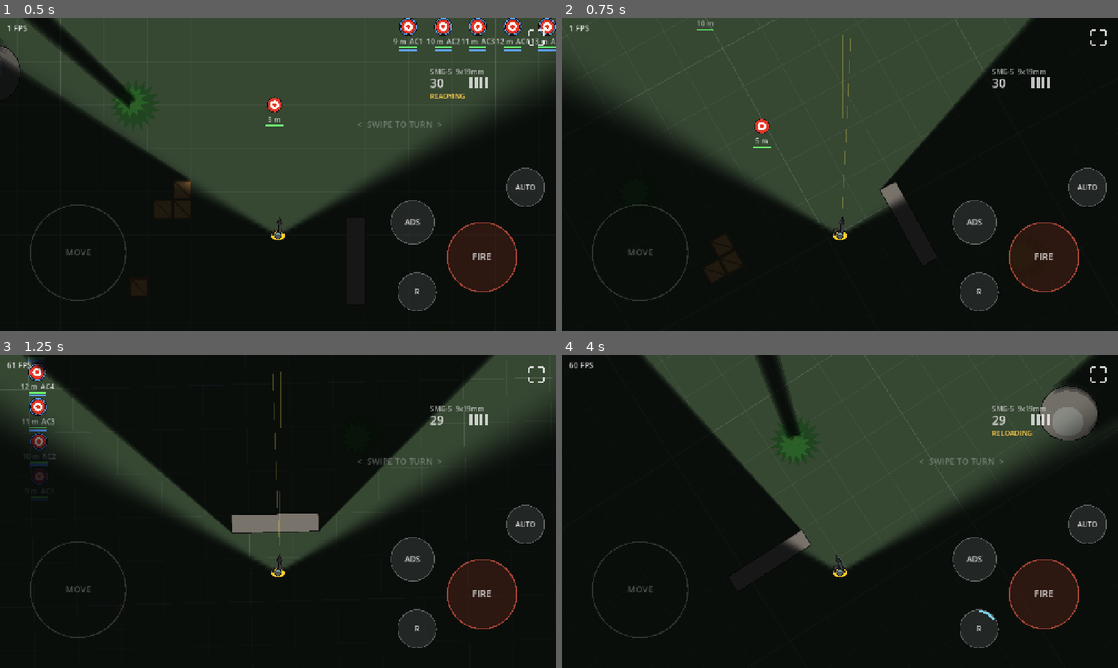
Above: before the commit, frames 1-4 (two rows, left to right).
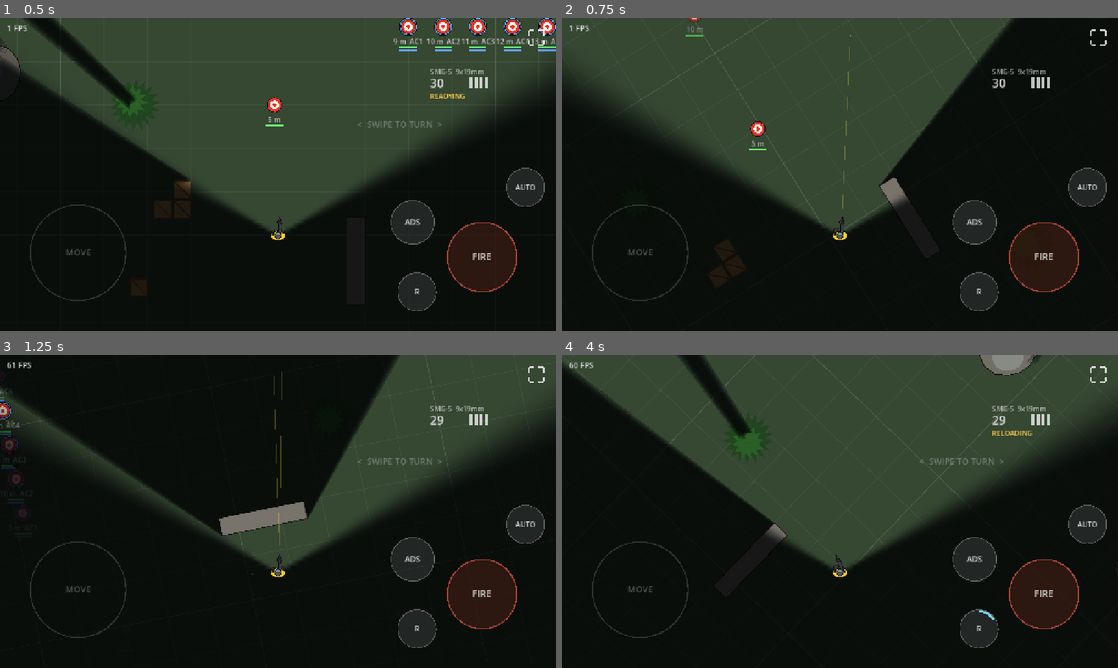
Above: after the commit, the same moments.

Repository: jklrjklr/zhukov
Game: Godot game, scene res://scenes/main.tscn
The game is run twice, just before and just after one commit, with the same random seed, the same clock (stepped at 60 frames per second) and the same inputs.
Inputs (mouse positions are in pixels of both pictures, inside the frame that each line leads up to):
- Up to frame 1 (0.5 s): no input
- Up to frame 2 (0.75 s): tap Enter at 0.5 s; move the mouse to (962, 158) at 0.52 s; hold D from 0.53 s (still down); hold E from 0.53 s (still down); click (962, 158) at 0.67 s
- Up to frame 3 (1.25 s): keep holding D; keep holding E; tap Space at 0.77 s; tap Q at 0.8 s
- Up to frame 4 (4 s): release D at 1.25 s; release E at 1.25 s; drag from (728, 527) to (812, 574) at 1.27 s; move the mouse to (895, 442) at 2.02 s; hold D 2.03-2.75 s; hold E 2.03-2.75 s; tap Q at 2.3 s; drag from (812, 574) to (673, 464) at 2.77 s; move the mouse to (1006, 558) at 3.52 s; hold A from 3.53 s (still down); hold Q from 3.53 s (still down); tap R at 3.6 s; tap Space at 3.77 s

Frame 1 is identical in both runs. In frame 2, 2.1% of the frame differs, in the area x 12-85%, y 0-68%; in frame 3, 12%, in the area x 0-100%, y 0-71%; in frame 4, 11%.

Commit message:
Body turn lag, movement inertia, ADS muzzle rise
- Swipes turn the camera (look_angle); body, weapon and sight cone follow at a
  limited rate (300 deg/s x weapon turn multiplier, half while aiming).
  Camera rig counter-rotates so the view stays on look_angle
- Recoil bounce/roll back moves camera and body together
- Movement accelerates/decelerates (1600/2000 px/s^2); joystick is relative
  to the camera, speed penalties relative to body facing
- ADS vertical recoil pushes the aim circle (and landing points) farther and
  the camera forward by half that, like muzzle rise; hip still pushes back

Co-Authored-By: Claude Opus 5.5 <noreply@anthropic.com>
Claude-Session: https://claude.ai/code/session_01CuvFDQ8S82ziWJ7Azt1Yc4

Diff:
--- a/scenes/player.tscn
+++ b/scenes/player.tscn
@@ -25,6 +25,8 @@
 [node name="Vision" type="PointLight2D" parent="."]
 script = ExtResource("4_vision")
 
-[node name="Camera2D" type="Camera2D" parent="."]
+[node name="CameraRig" type="Node2D" parent="."]
+
+[node name="Camera2D" type="Camera2D" parent="CameraRig"]
 position = Vector2(0, -140)
 ignore_rotation = false
--- a/scripts/player.gd
+++ b/scripts/player.gd
@@ -1,10 +1,22 @@
 extends CharacterBody2D
-## Top-down player. The camera is a child that rotates with the player, so
-## "forward" (local -Y) is always screen-up, like an FPS seen from above.
+## Top-down player. Swipes turn the camera (look_angle); the body (and weapon,
+## sight cone) follows at a limited turn rate, so fast flicks lag behind like
+## swinging a real weapon. The camera rig counter-rotates so the view stays on
+## look_angle: screen-up is always where you are looking.
+## Movement has light inertia (accel/decel).
 ## Draw order: feet, torso, hands (this node) -> Firearm -> Head (children).
 
 @export var move_speed := 260.0
 @export var keyboard_turn_speed := 2.8 # rad/s, desktop testing only
+## Body turn rate (deg/s) at hip; scaled by weapon turn_multiplier and ADS.
+@export var body_turn_speed := 300.0
+@export_range(0.0, 1.0) var ads_body_turn := 0.5
+## px/s^2
+@export var acceleration := 1600.0
+@export var deceleration := 2000.0
+
+## Where the camera looks (radians). Body rotation chases it.
+var look_angle := 0.0
 
 ## Movement input in screen/local space, set by TouchControls.
 ## Length 0..1, (0, -1) = forward.
@@ -30,10 +42,12 @@
 
 @onready var weapon: Firearm = $Firearm
 @onready var _head: Node2D = $Head
+@onready var _rig: Node2D = $CameraRig
 
 
 func _ready() -> void:
 	_head.draw.connect(_draw_head)
+	look_angle = rotation
 
 
 func _physics_process(delta: float) -> void:
@@ -42,18 +56,38 @@
 	if kb != Vector2.ZERO:
 		input = kb
 	input = input.limit_length(1.0)
-	var ads_mult := lerpf(1.0, weapon.stats.ads_move_mult, weapon.ads_amount())
-	velocity = input.rotated(rotation) * move_speed * _direction_multiplier(input) * weapon.stats.move_multiplier() * ads_mult
+
+	var kb_turn := float(Input.is_physical_key_pressed(KEY_E)) - float(Input.is_physical_key_pressed(KEY_Q))
+	if kb_turn != 0.0:
+		turn_look(kb_turn * keyboard_turn_speed * delta)
+
+	# Body chases the camera at a limited rate.
+	var ads := weapon.ads_amount()
+	var max_step := deg_to_rad(body_turn_speed * weapon.stats.turn_multiplier() * lerpf(1.0, ads_body_turn, ads)) * delta
+	var diff := wrapf(look_angle - rotation, -PI, PI)
+	rotation = wrapf(rotation + clampf(diff, -max_step, max_step), -PI, PI)
+	_rig.rotation = wrapf(look_angle - rotation, -PI, PI)
+
+	# Joystick is screen-relative (camera); speed penalties are body-relative.
+	var dir_world := input.rotated(look_angle)
+	var ads_mult := lerpf(1.0, weapon.stats.ads_move_mult, ads)
+	var target := dir_world * move_speed * _direction_multiplier(dir_world.rotated(-rotation)) \
+		* weapon.stats.move_multiplier() * ads_mult
+	var rate := acceleration if target.length() > velocity.length() else deceleration
+	velocity = velocity.move_toward(target, rate * delta)
 	move_and_slide()
 	_animate(delta)
 
-	var kb_turn := float(Input.is_physical_key_pressed(KEY_E)) - float(Input.is_physical_key_pressed(KEY_Q))
-	if kb_turn != 0.0:
-		turn(kb_turn * keyboard_turn_speed * weapon.stats.turn_multiplier() * delta)
+
+## Swipe / keyboard turning: moves the camera; the body follows.
+## Positive = clockwise (turn right).
+func turn_look(radians: float) -> void:
+	look_angle = wrapf(look_angle + radians, -PI, PI)
 
 
-## Positive = clockwise (turn right).
-func turn(radians: float) -> void:
+## Recoil: moves camera and body together.
+func kick(radians: float) -> void:
+	look_angle = wrapf(look_angle + radians, -PI, PI)
 	rotation = wrapf(rotation + radians, -PI, PI)
 
 
--- a/scripts/touch_controls.gd
+++ b/scripts/touch_controls.gd
@@ -132,7 +132,7 @@
 func _aim_drag(d: Vector2, adjust_distance: bool) -> void:
 	var vp := get_viewport_rect().size
 	var sens := lerpf(1.0, ADS_TURN_MULT, _weapon.ads_amount())
-	_player.turn(d.x / vp.x * turn_per_screen_width * _weapon.stats.turn_multiplier() * sens)
+	_player.turn_look(d.x / vp.x * turn_per_screen_width * sens)
 	if adjust_distance:
 		_weapon.adjust_aim(-d.y / vp.y * AIM_M_PER_SCREEN)
 
--- a/scripts/weapons/firearm.gd
+++ b/scripts/weapons/firearm.gd
@@ -10,9 +10,12 @@
 const CAM_ZOOM := 0.08
 ## ADS: nearest aim distance (m).
 const ADS_MIN := 2.0
-## ADS: at full vertical recoil stack, bullets land this fraction farther than the
-## aim circle (the circle itself does not move).
+## ADS muzzle rise: at full vertical recoil stack the aim circle (and where bullets
+## land) is pushed this fraction of the aim distance farther away.
 const ADS_RECOIL_DEPTH := 0.5
+## ADS: the camera is pushed forward by this fraction of the circle's push, so the
+## circle visibly climbs past the view like real muzzle rise.
+const ADS_CAM_FOLLOW := 0.5
 
 ## Top-down size of a loose magazine.
 const MAG_SIZE_PX := Vector2(4.5, 10)
@@ -90,7 +93,7 @@
 
 func _ready() -> void:
 	_player = get_parent()
-	_camera = _player.get_node_or_null("Camera2D")
+	_camera = _player.get_node_or_null("CameraRig/Camera2D")
 	if _camera:
 		_cam_base = _camera.position
 		_cam_offset = _cam_base
@@ -169,9 +172,23 @@
 		"forward": Vector2.UP.rotated(global_rotation),
 		"half_spread": deg_to_rad(current_spread_deg() / 2.0),
 		"ads": _ads,
-		"center": to_global(muzzle_local() + Vector2(0, -aim_distance * PX_PER_M)),
+		"center": to_global(aim_center_local()),
 		"radius": aim_radius_px(),
 	}
+
+
+## Centre of the aim circle (weapon space), including vertical recoil push.
+func aim_center_local() -> Vector2:
+	return muzzle_local() + Vector2(0, -aim_distance * PX_PER_M - ads_recoil_push())
+
+
+## px the aim circle is currently pushed out by vertical recoil.
+func ads_recoil_push() -> float:
+	return _eased_stack() * ADS_RECOIL_DEPTH * aim_distance * PX_PER_M
+
+
+func _eased_stack() -> float:
+	return recoil_stack * recoil_stack * (3.0 - 2.0 * recoil_stack)
 
 
 ## Aim circle radius in px at the current aim distance.
@@ -331,13 +348,11 @@
 	var speed := stats.muzzle_velocity * PX_PER_M
 	for i in stats.bullet_count:
 		if _ads >= 0.5:
-			# Aimed: each bullet lands somewhere inside the aim circle; vertical recoil
-			# pushes the landing point farther while the circle stays put.
-			var forward := Vector2.UP.rotated(global_rotation)
-			var center := to_global(muzzle_local() + Vector2(0, -aim_distance * PX_PER_M))
+			# Aimed: each bullet lands somewhere inside the aim circle, which vertical
+			# recoil has pushed farther out (muzzle rise).
+			var center := to_global(aim_center_local())
 			var scatter := Vector2.from_angle(randf() * TAU) * aim_radius_px() * sqrt(randf())
-			var depth := recoil_stack * ADS_RECOIL_DEPTH * aim_distance * PX_PER_M
-			var land := center + scatter + forward * depth
+			var land := center + scatter
 			_projectiles.spawn_bullet(muzzle, (land - muzzle).normalized() * speed, stats, _player, land)
 		else:
 			var off := clampf(randfn(0.0, spread / 4.0), -spread / 2.0, spread / 2.0)
@@ -350,7 +365,7 @@
 	# Horizontal: bounce left/right, part of it rolls back by itself.
 	var dir_sign := 1.0 if randf() < stats.horizontal_recoil_right else -1.0
 	var bounce := deg_to_rad(stats.horizontal_recoil * randf_range(0.6, 1.0)) * dir_sign
-	_player.turn(bounce)
+	_player.kick(bounce)
 	_roll_back -= bounce * stats.recoil_recovery
 	_kick = 3.0
 	_flash = 0.045
@@ -365,11 +380,11 @@
 		recoil_stack = move_toward(recoil_stack, 0.0, stats.vertical_recovery_rate() * delta * (0.3 + recoil_stack))
 	if _since_shot > 0.04 and _roll_back != 0.0:
 		var step := _roll_back * minf(1.0, stats.roll_back_rate() * delta)
-		_player.turn(step)
+		_player.kick(step)
 		_roll_back -= step
 	_shake = _shake.lerp(Vector2.ZERO, minf(1.0, delta * 25.0))
 	if _camera:
-		var eased := recoil_stack * recoil_stack * (3.0 - 2.0 * recoil_stack)
+		var eased := _eased_stack()
 		# ADS: zoom out / shift forward so both the player and the aim circle fit.
 		var aim_px := aim_distance * PX_PER_M
 		var ads_zoom := clampf(720.0 / (aim_px + 220.0), 0.5, 1.0)
@@ -379,7 +394,10 @@
 		var k := minf(1.0, delta * 8.0)
 		_cam_zoom = lerpf(_cam_zoom, lerpf(1.0, ads_zoom, a), k)
 		_cam_offset = _cam_offset.lerp(_cam_base.lerp(ads_cam, a), k)
-		_camera.position = _cam_offset + Vector2(0, eased * CAM_PUSH) + _shake
+		# Vertical recoil: hip pushes the view back toward the player; ADS pushes it
+		# forward (less than the aim circle moves).
+		var push := lerpf(eased * CAM_PUSH, -ads_recoil_push() * ADS_CAM_FOLLOW, a)
+		_camera.position = _cam_offset + Vector2(0, push) + _shake
 		_camera.zoom = Vector2.ONE * _cam_zoom * (1.0 + eased * CAM_ZOOM)
 
 
